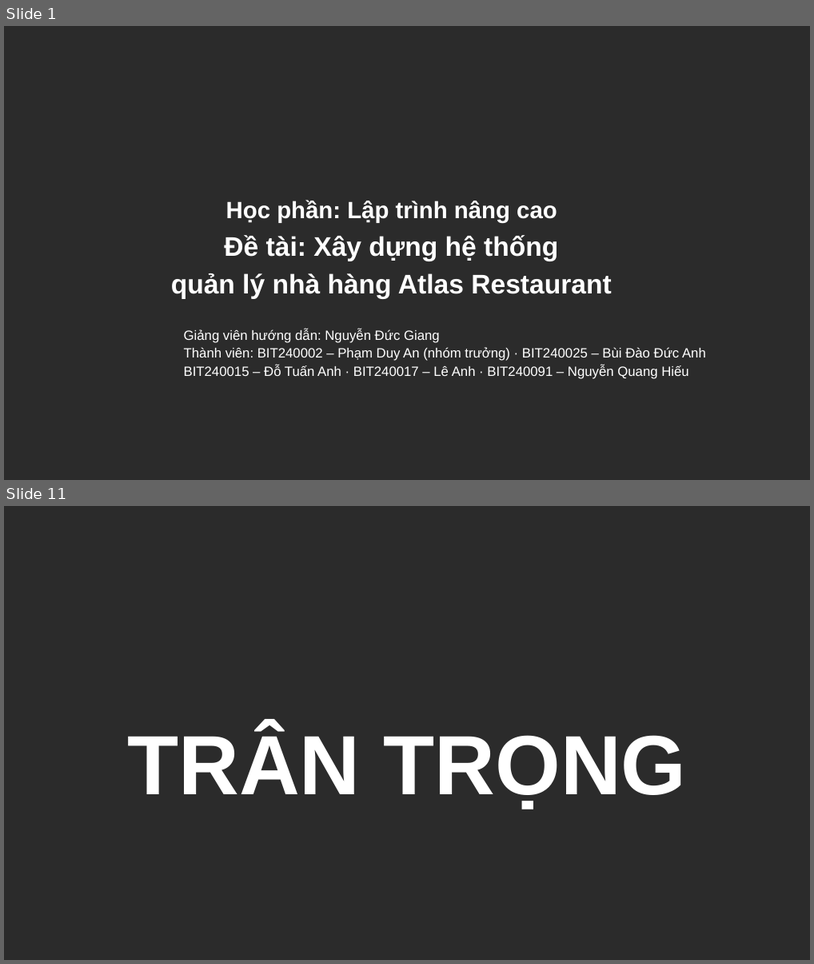
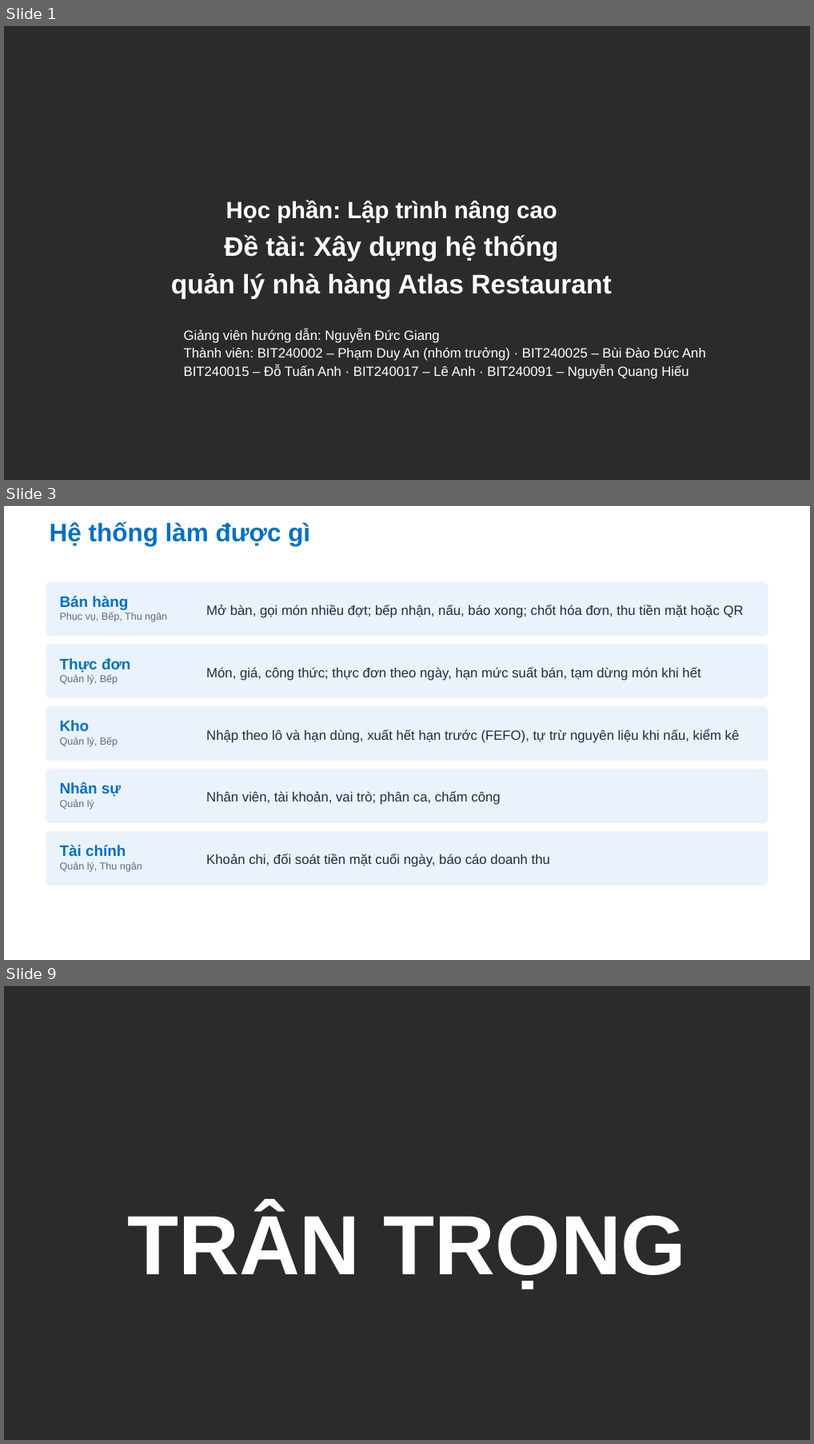
Before and after one commit to Anpham120/restaurant-management-system, a slide deck: docs/bao-cao-ltnc/Slide_LapTrinhNangCao_AtlasRestaurant.pptx. Shown one above the other, each under a label of ours: slides 1 and 11 before the commit, slides 1, 3 and 9 after it; the slides between them are not shown. The pictures are 814x964 and 814x1444 pixels, drawn with LibreOffice and Linux fonts; fonts in the diff are those of the drawing; background and template pictures are left out; a plain dark background stands for a picture behind light text. Boxes give left, top, right and bottom in pixels: in the first picture for what was removed or moved away, otherwise in the second. Text is boxed around its words. In the diff, an @@ line names an element or a change of style, - is before the commit and + after.

```diff
--- a/docs/bao-cao-ltnc/Slide_LapTrinhNangCao_AtlasRestaurant.pptx
+++ b/docs/bao-cao-ltnc/Slide_LapTrinhNangCao_AtlasRestaurant.pptx
@@ slide 3 added at (4,506,810,960), background #FFFFFF @@
@@ title added at (50,521,310,546), 30 pt, text #0070C0, bold @@
+Hệ thống làm được gì
@@ rounded rectangle added at (46,582,769,636), fill #EAF3FC @@
@@ text added at (60,596,167,622), 12 pt, text #5A6B80 @@
+Bán hàng
+Phục vụ, Bếp, Thu ngân
@@ text added at (206,604,744,618), 16 pt, text #1F2D3D @@
+Mở bàn, gọi món nhiều đợt; bếp nhận, nấu, báo xong; chốt hóa đơn, thu tiền mặt hoặc QR
@@ rounded rectangle added at (46,644,769,698), fill #EAF3FC @@
@@ text added at (60,658,130,684), 12 pt, text #5A6B80 @@
+Thực đơn
+Quản lý, Bếp
@@ text added at (206,667,701,680), 16 pt, text #1F2D3D @@
+Món, giá, công thức; thực đơn theo ngày, hạn mức suất bán, tạm dừng món khi hết
@@ rounded rectangle added at (46,706,769,760), fill #EAF3FC @@
@@ text added at (60,720,118,747), 12 pt, text #5A6B80 @@
+Kho
+Quản lý, Bếp
@@ text added at (206,728,740,743), 16 pt, text #1F2D3D @@
+Nhập theo lô và hạn dùng, xuất hết hạn trước (FEFO), tự trừ nguyên liệu khi nấu, kiểm kê
@@ rounded rectangle added at (46,768,769,823), fill #EAF3FC @@
@@ text added at (60,782,121,809), 18 pt, text #0070C0, bold @@
+Nhân sự
+Quản lý
@@ text added at (206,791,500,804), 16 pt, text #1F2D3D @@
+Nhân viên, tài khoản, vai trò; phân ca, chấm công
@@ rounded rectangle added at (46,831,769,885), fill #EAF3FC @@
@@ text added at (60,844,142,872), 12 pt, text #5A6B80 @@
+Tài chính
+Quản lý, Thu ngân
@@ text added at (206,853,550,867), 16 pt, text #1F2D3D @@
+Khoản chi, đối soát tiền mặt cuối ngày, báo cáo doanh thu
@@ what was slide 11 is now slide 9 @@
```
Also in this commit, not shown: 5 slides changed, 1 other slide added, 4 slides removed, 1 other file.
